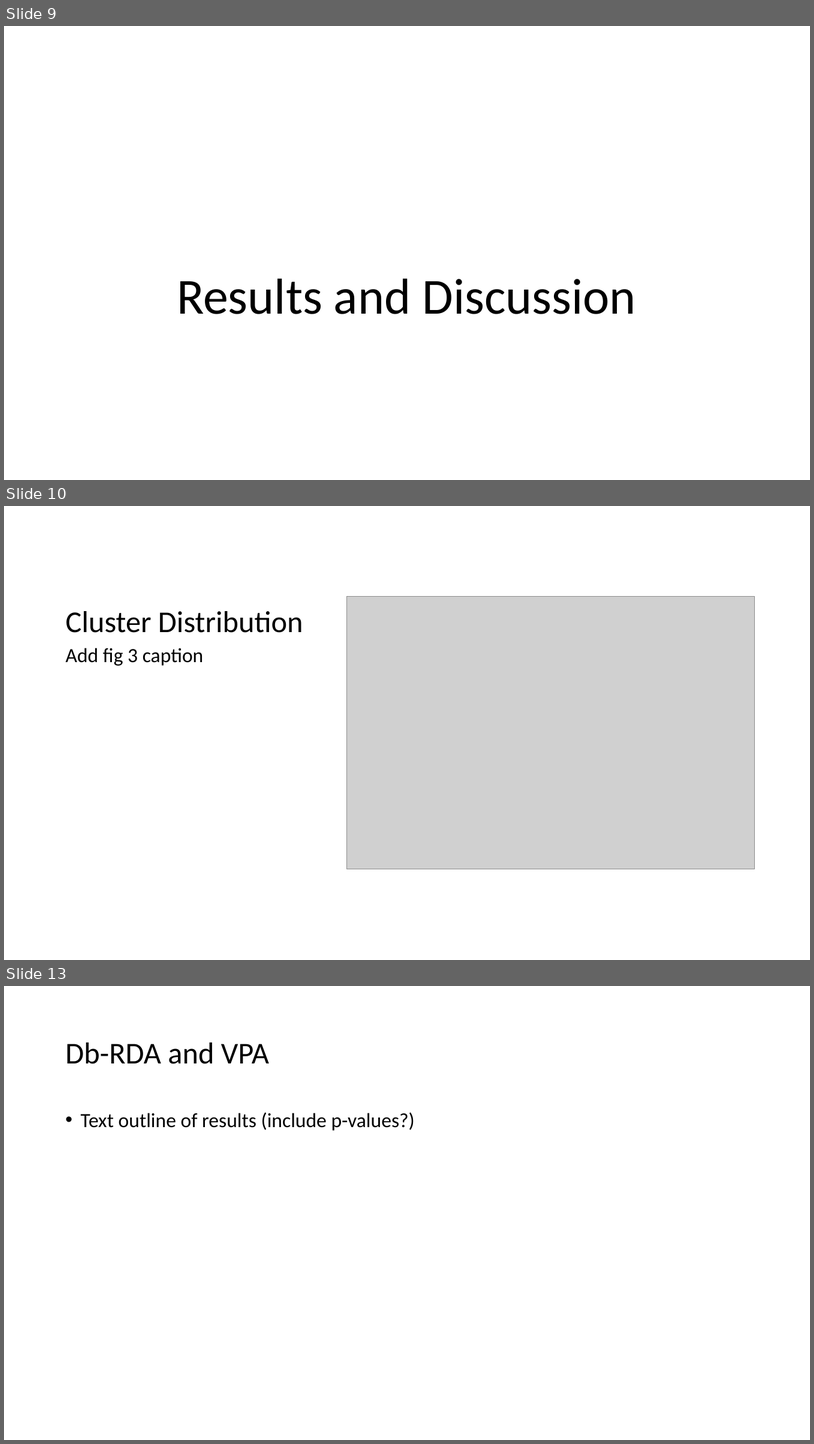
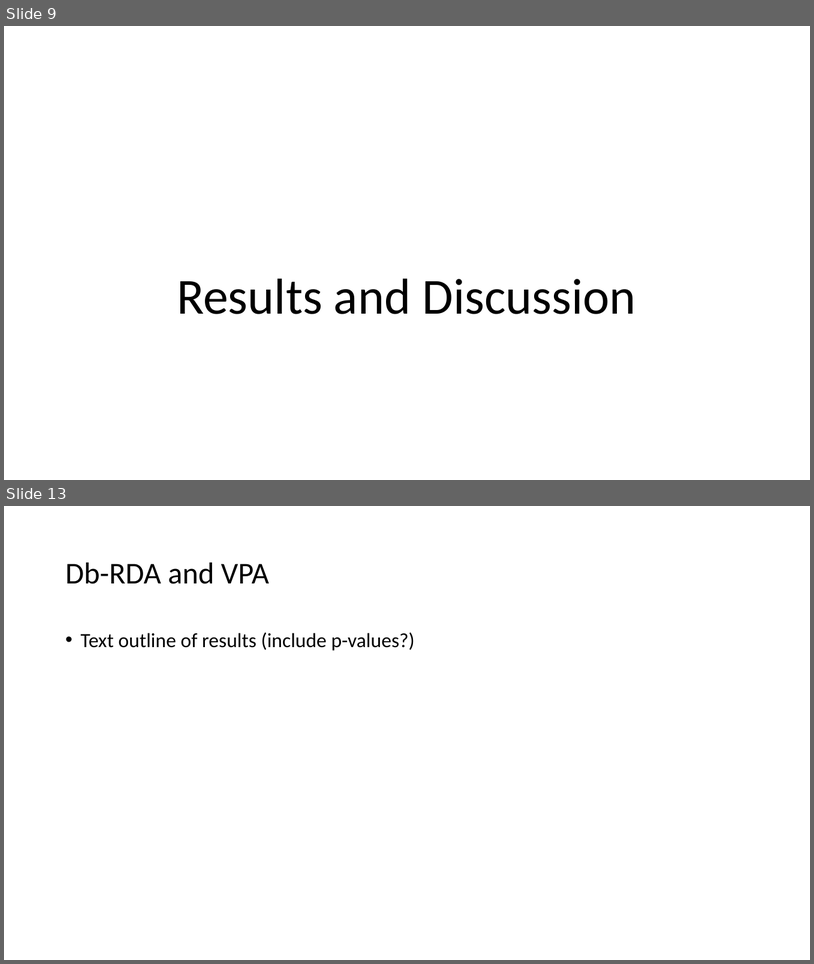
Before and after one commit to LukeABobay/larval-fish-community-analysis, a slide deck: PICES 2026 Presentation.pptx. Shown one above the other, each under a label of ours: slides 9, 10 and 13 before the commit, slides 9 and 13 after it; the slides between them are not shown. The pictures are 814x1444 and 814x964 pixels, drawn with LibreOffice and Linux fonts; fonts in the diff are those of the drawing; grey boxes stand for pictures. Boxes give left, top, right and bottom in pixels: in the first picture for what was removed or moved away, otherwise in the second. Text is boxed around its words. In the diff, an @@ line names an element or a change of style, - is before the commit and + after.

```diff
--- a/PICES 2026 Presentation.pptx
+++ b/PICES 2026 Presentation.pptx
@@ slide 10 removed at (x1=4, y1=506, x2=810, y2=960), background #FFFFFF @@
@@ title removed at (x1=66, y1=611, x2=303, y2=633) @@
-Cluster Distribution
@@ picture removed at (x1=347, y1=596, x2=755, y2=868) @@
@@ text removed at (x1=66, y1=648, x2=204, y2=666) @@
-Add fig 3 caption
```
Also in this commit, not shown: 6 slides changed, 4 slides added, 3 other slides removed.
